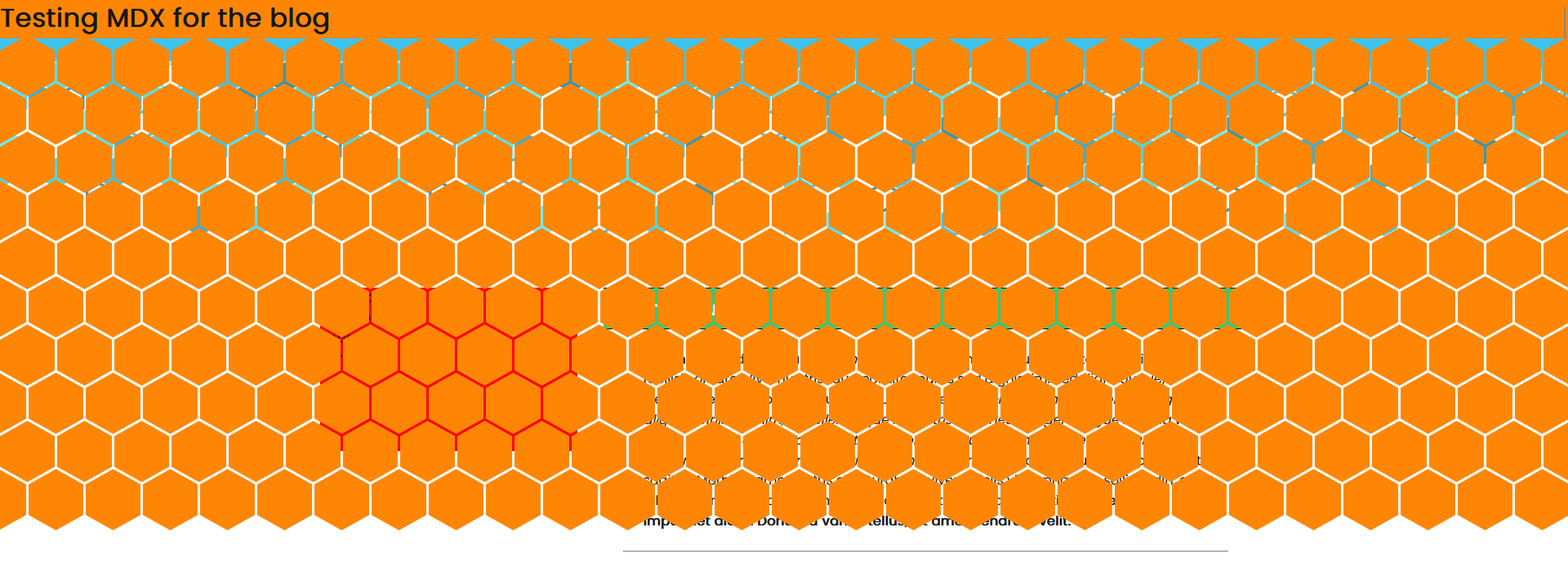
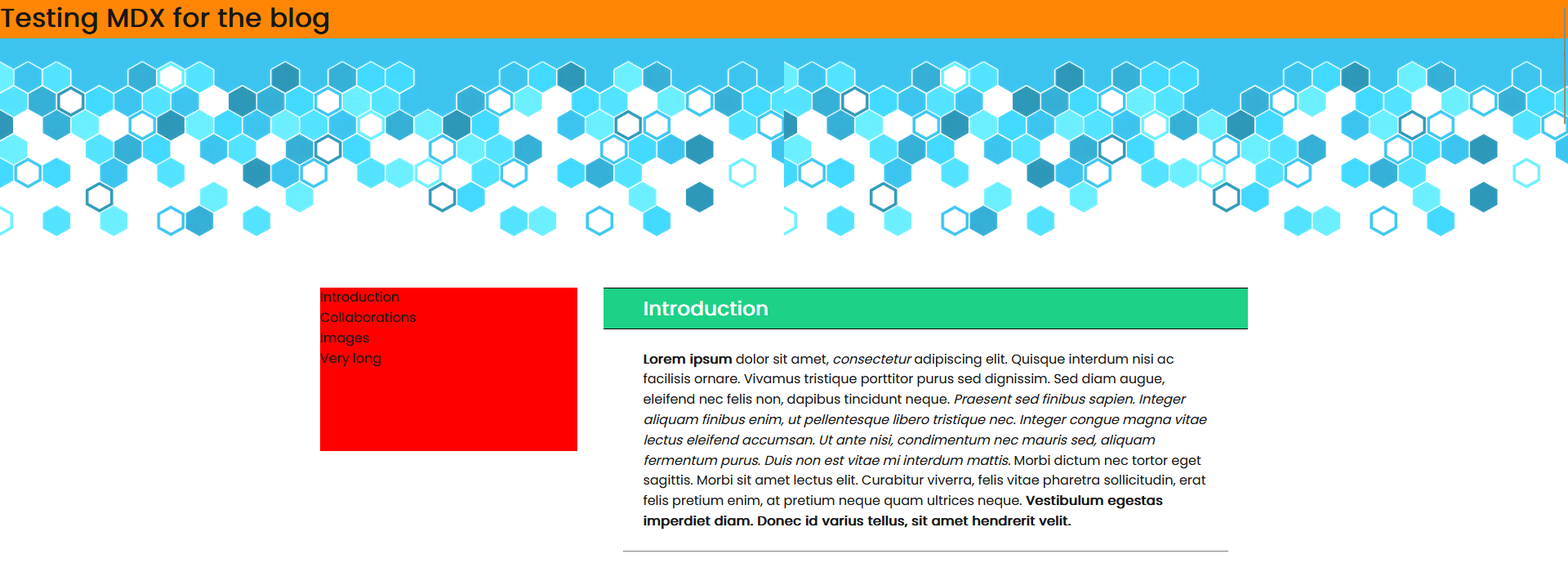
Layered file, before and after one edit (1568x563). Changes by layer:
hid group "Hexagons" (162 layers) over [0, 37, 1568, 531]
removed layer "Polygon 1 copy 106" (1st of 5, in "Hexagons" › "Row 1-2 copy 4") from group "Row 1-2 copy 4" over [1400, 468, 1456, 531]
removed layer "Polygon 1 copy 105" (1st of 5, in "Hexagons" › "Row 1-2 copy 4") from group "Row 1-2 copy 4" over [1343, 468, 1399, 531]
removed layer "Polygon 1 copy 98" (1st of 5, in "Hexagons" › "Row 1-2 copy 4") from group "Row 1-2 copy 4" over [1171, 468, 1227, 531]
removed layer "Polygon 1 copy 97" (1st of 5, in "Hexagons" › "Row 1-2 copy 4") from group "Row 1-2 copy 4" over [1114, 468, 1170, 531]
removed layer "Polygon 1 copy 94" (1st of 5, in "Hexagons" › "Row 1-2 copy 4") from group "Row 1-2 copy 4" over [1057, 468, 1113, 531]
removed layer "Polygon 1 copy 93" (1st of 5, in "Hexagons" › "Row 1-2 copy 4") from group "Row 1-2 copy 4" over [1000, 468, 1056, 531]
removed layer "Polygon 1 copy 86" (1st of 5, in "Hexagons" › "Row 1-2 copy 4") from group "Row 1-2 copy 4" over [828, 468, 884, 531]
removed layer "Polygon 1 copy 85" (1st of 5, in "Hexagons" › "Row 1-2 copy 4") from group "Row 1-2 copy 4" over [771, 468, 827, 531]
removed layer "Polygon 1 copy 82" (1st of 5, in "Hexagons" › "Row 1-2 copy 4") from group "Row 1-2 copy 4" over [714, 468, 770, 531]
removed layer "Polygon 1 copy 81" (1st of 5, in "Hexagons" › "Row 1-2 copy 4") from group "Row 1-2 copy 4" over [657, 468, 713, 531]
removed layer "Polygon 1 copy 74" (1st of 5, in "Hexagons" › "Row 1-2 copy 4") from group "Row 1-2 copy 4" over [485, 468, 541, 531]
removed layer "Polygon 1 copy 73" (1st of 5, in "Hexagons" › "Row 1-2 copy 4") from group "Row 1-2 copy 4" over [428, 468, 484, 531]
removed layer "Polygon 1 copy 70" (1st of 5, in "Hexagons" › "Row 1-2 copy 4") from group "Row 1-2 copy 4" over [371, 468, 427, 531]
…and 110 more changes (110 removed)
